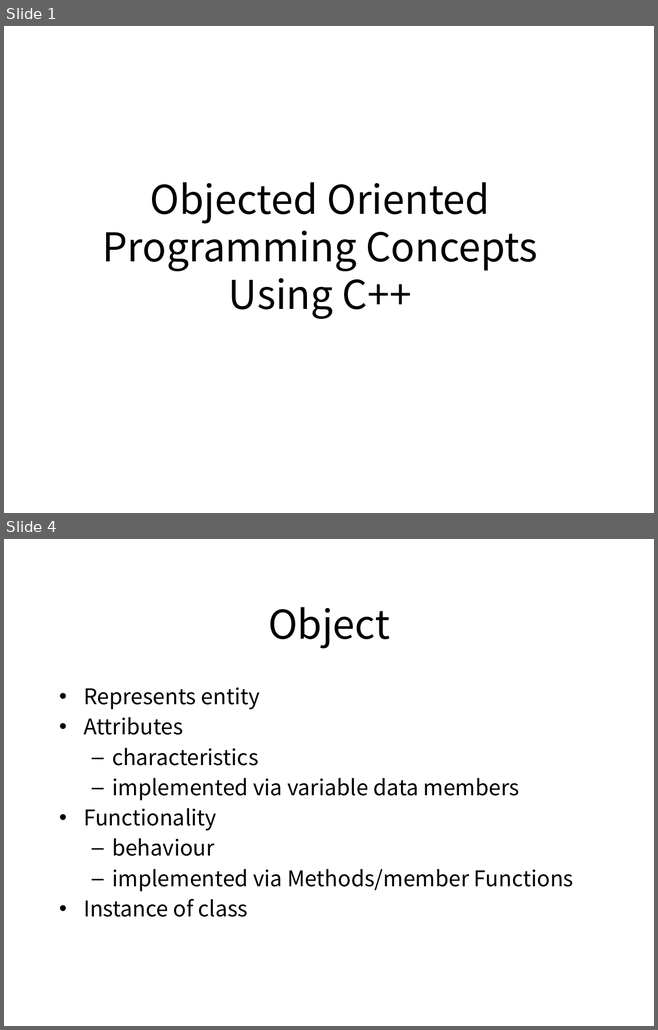
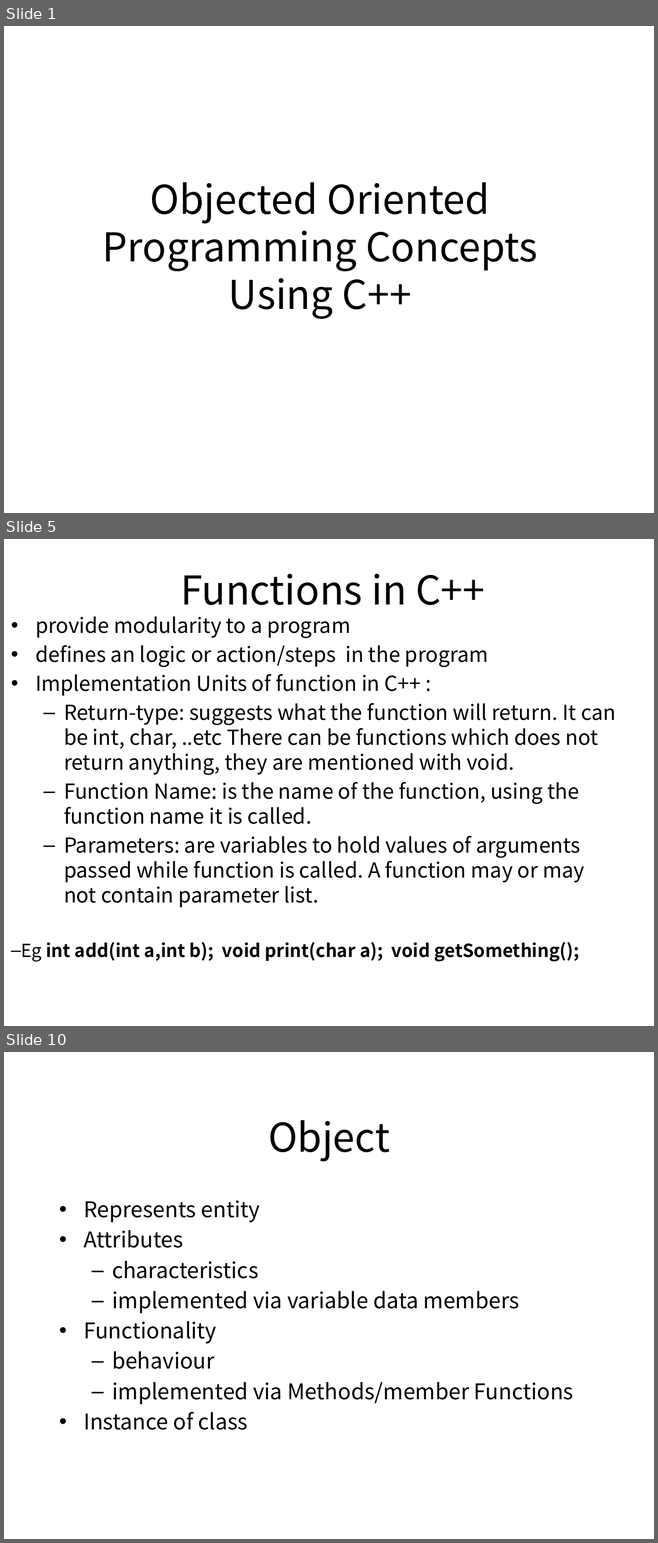
Before and after one commit to pankajfri/Training-Materials, a slide deck: Objected Oriented Programming Concepts Using C++ & Data Structures/OOPs with C++.pptx. Shown one above the other, each under a label of ours: slides 1 and 4 before the commit, slides 1, 5 and 10 after it; the slides between them are not shown. The pictures are 658x1030 and 658x1543 pixels, drawn with LibreOffice and Linux fonts; fonts in the diff are those of the drawing; background and template pictures are left out. Boxes give left, top, right and bottom in pixels: in the first picture for what was removed or moved away, otherwise in the second. Text is boxed around its words. In the diff, an @@ line names an element or a change of style, - is before the commit and + after.

```diff
--- a/Objected Oriented Programming Concepts Using C++ & Data Structures/OOPs with C++.pptx
+++ b/Objected Oriented Programming Concepts Using C++ & Data Structures/OOPs with C++.pptx
@@ slide 5 added at (4,539,654,1026), background #FFFFFF @@
@@ title added at (180,574,485,605), 44 pt, text #000000 @@
+Functions in C++
@@ text added at (21,616,615,962), 23 pt, text #000000 @@
+• provide modularity to a program
+• defines an logic or action/steps in the program
+• Implementation Units of function in C++ :
+  – Return-type: suggests what the function will return. It can be int, char, ..etc There can be functions which does not return anything, they are mentioned with void.
+  – Function Name: is the name of the function, using the function name it is called.
+  – Parameters: are variables to hold values of arguments passed while function is called. A function may or may not contain parameter list.
+  – Eg int add(int a,int b); void print(char a); void getSomething();
@@ what was slide 4 is now slide 10 @@
```
Also in this commit, not shown: 2 slides changed, 5 other slides added, 6 other files.
